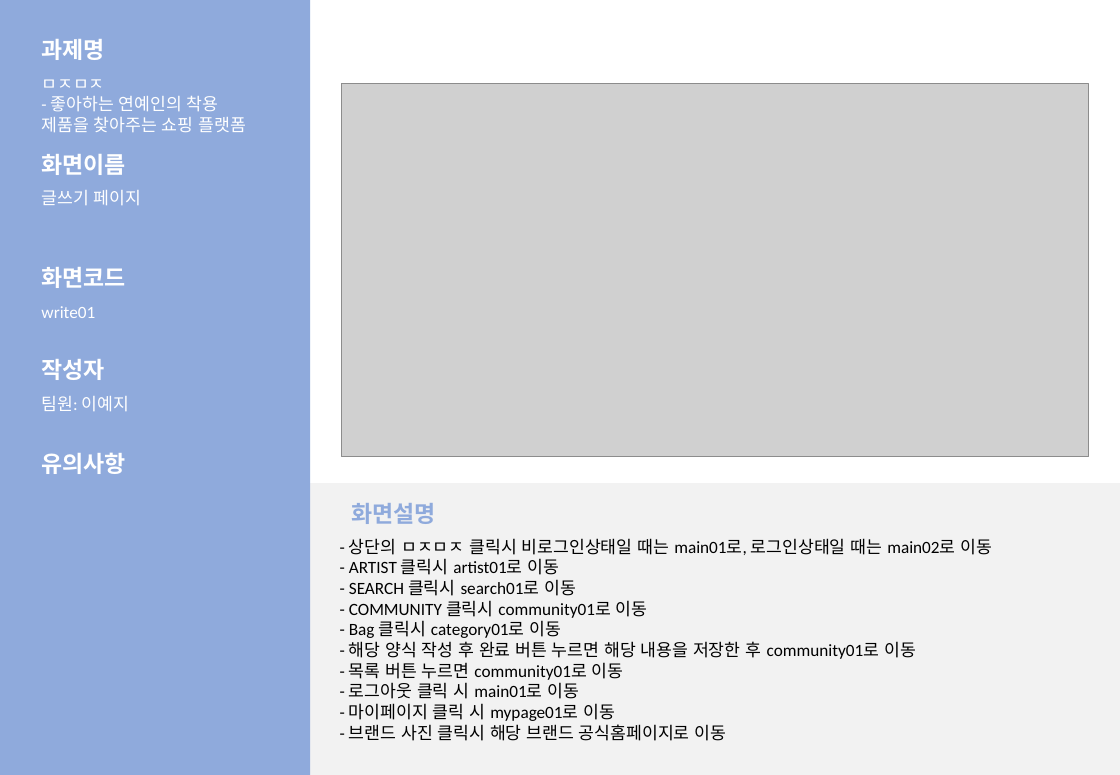
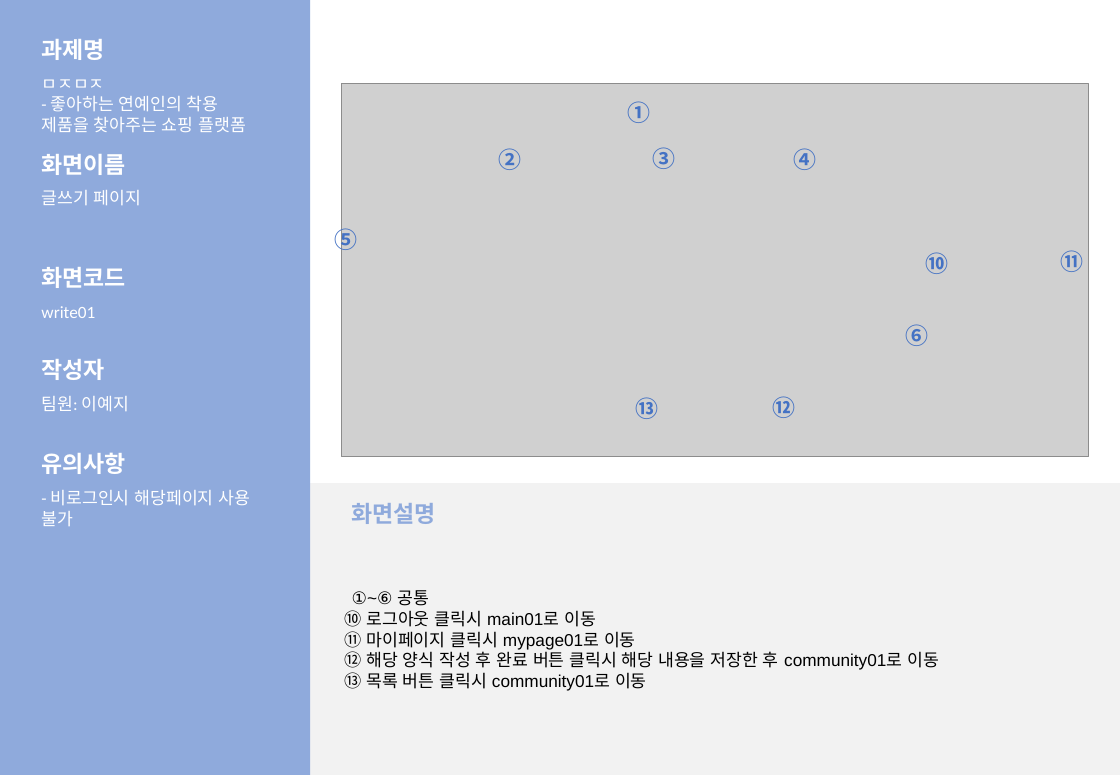
Before and after one commit to LeticiaKang/Project_Idol-Fandom-WebPlaform, a slide deck: slide 14 of 산출문서/화면설계서/화면설계서_서식(1조. HappyVirus) (2).pptx. Drawn at 1120x775 pixels with LibreOffice and Linux fonts; fonts in the diff are those of the drawing; grey boxes stand for pictures. Boxes give left, top, right and bottom in pixels: in the first picture for what was removed or moved away, otherwise in the second. Text is boxed around its words. In the diff, an @@ line names an element or a change of style, - is before the commit and + after.

```diff
--- a/산출문서/화면설계서/화면설계서_서식(1조. HappyVirus) (2).pptx
+++ b/산출문서/화면설계서/화면설계서_서식(1조. HappyVirus) (2).pptx
@@ text added at [627, 101, 650, 123], 16 pt, text #4472C4, bold @@
+①
@@ text added at [498, 148, 521, 170], 16 pt, text #4472C4, bold @@
+②
@@ text added at [652, 147, 675, 169], 16 pt, text #4472C4, bold @@
+③
@@ text added at [794, 148, 817, 170], 16 pt, text #4472C4, bold @@
+④
@@ text added at [335, 225, 358, 254], 16 pt, text #4472C4, bold @@
+⑤
@@ text added at [925, 252, 948, 274], 16 pt, text #4472C4, bold @@
+⑩
@@ text added at [1061, 250, 1084, 272], 16 pt, text #4472C4, bold @@
+⑪
@@ text added at [905, 324, 928, 346], 16 pt, text #4472C4, bold @@
+⑥
@@ text added at [636, 397, 659, 419], 16 pt, text #4472C4, bold @@
+⑬
@@ text added at [772, 396, 795, 418], 16 pt, text #4472C4, bold @@
+⑫
@@ text added at [41, 490, 251, 526], 12 pt, text #FFFFFF @@
+- 비로그인시 해당페이지 사용 불가
@@ text in rectangle at [344, 590, 939, 691]: text changed; font Calibri to Arial @@
-- 상단의 ㅁㅈㅁㅈ 클릭시 비로그인상태일 때는 main01로, 로그인상태일 때는 main02로 이동
-- ARTIST 클릭시 artist01로 이동
-- SEARCH 클릭시 search01로 이동
-- COMMUNITY 클릭시 community01로 이동
-- Bag 클릭시 category01로 이동
-- 해당 양식 작성 후 완료 버튼 누르면 해당 내용을 저장한 후 community01로 이동
-- 목록 버튼 누르면 community01로 이동
-- 로그아웃 클릭 시 main01로 이동
-- 마이페이지 클릭 시 mypage01로 이동
-- 브랜드 사진 클릭시 해당 브랜드 공식홈페이지로 이동
+①~⑥ 공통
+⑩ 로그아웃 클릭시 main01로 이동
+⑪ 마이페이지 클릭시 mypage01로 이동
+⑫ 해당 양식 작성 후 완료 버튼 클릭시 해당 내용을 저장한 후 community01로 이동
+⑬ 목록 버튼 클릭시 community01로 이동
```
Also in this commit, not shown: 12 other slides changed, 1 other file.
